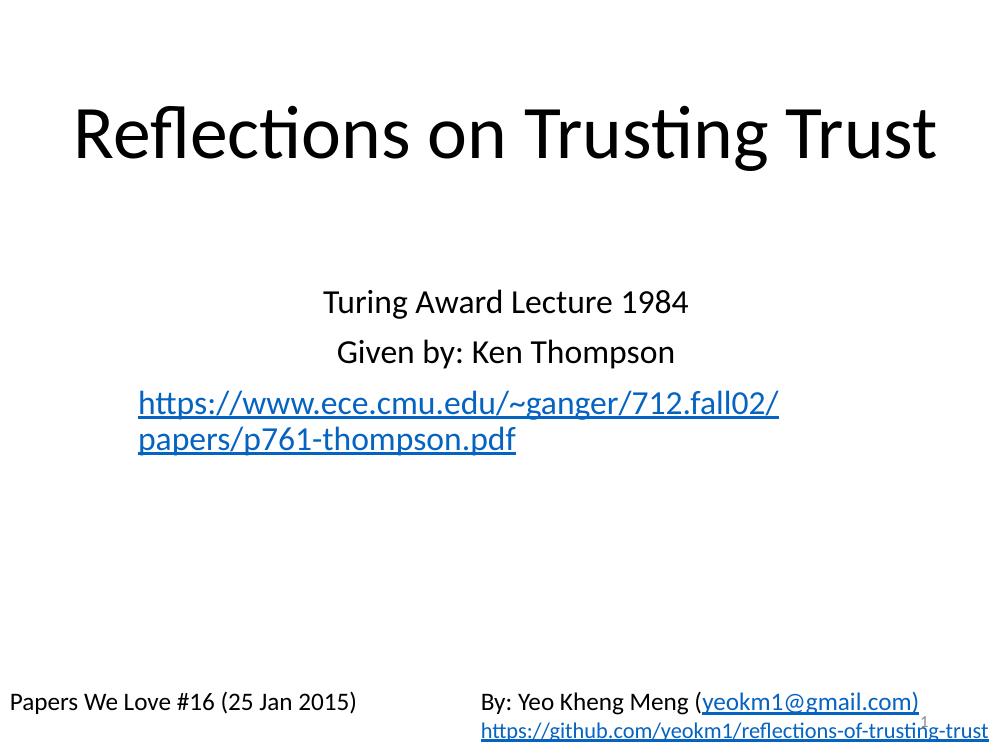
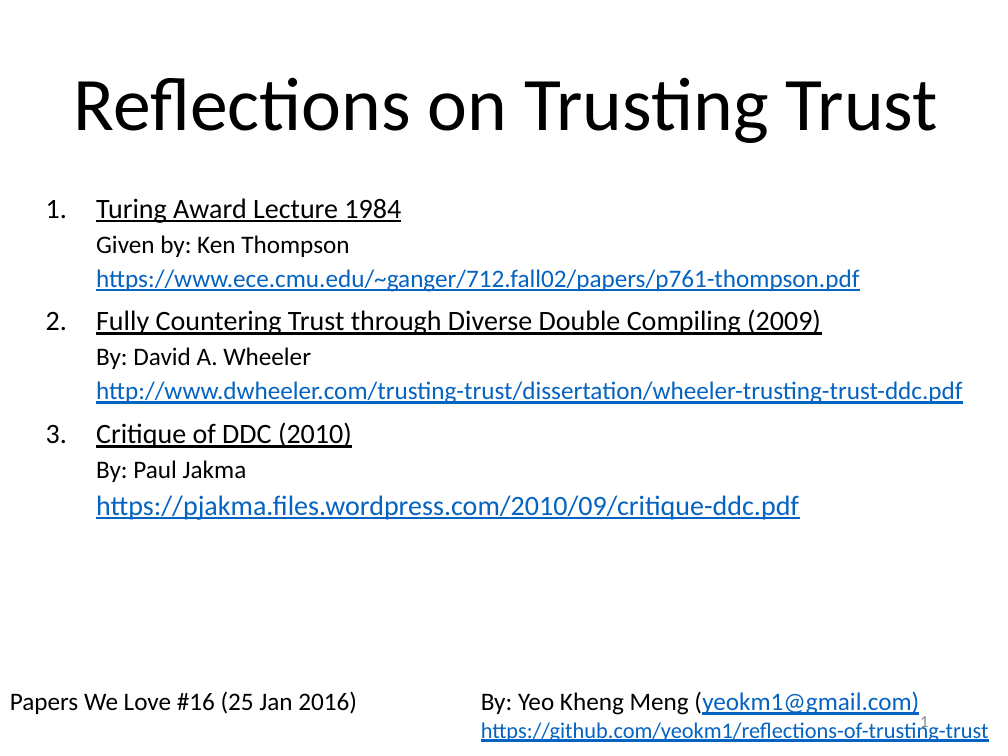
Before and after one commit to yeokm1/reflections-on-trusting-trust, a slide deck: slide 1 of reflections-of-reflecting-trust-slides.pptx. Drawn at 1008x756 pixels with LibreOffice and Linux fonts; fonts in the diff are those of the drawing. Boxes give left, top, right and bottom in pixels: in the first picture for what was removed or moved away, otherwise in the second. Text is boxed around its words. In the diff, an @@ line names an element or a change of style, - is before the commit and + after.

Commit message:
updated ppt

```diff
--- a/reflections-of-reflecting-trust-slides.pptx
+++ b/reflections-of-reflecting-trust-slides.pptx
@@ title "Reflections on Trusting Trust": place and size @@
-title "Reflections on Trusting Trust" at [73,105,938,171]
+title "Reflections on Trusting Trust" at [73,77,938,143]
@@ subtitle "Turing Award Lecture 1984": place and size @@
-subtitle "Turing Award Lecture 1984" at [138,289,778,456]
+subtitle "Turing Award Lecture 1984" at [96,198,962,520]
@@ subtitle at [96,198,859,292]: size 24 to 20 pt, underline on in "Turing Award Lecture 1984"; size 24 to 18 pt in "Given by: Ken Thompson", "https://www.ece.cmu.edu/~ganger/712.fall02/papers/p761-thomp ..."; alignment centre to left; bullet none to 1.; list level 1 to 2 in "Given by: Ken Thompson"; list level 1 to 2 in "https://www.ece.cmu.edu/~ganger/712.fall02/papers/p761-thomp ..." @@
@@ subtitle at [96,309,962,520]: paragraphs added @@
+2. Fully Countering Trust through Diverse Double Compiling (2009)
+  By: David A. Wheeler
+  http://www.dwheeler.com/trusting-trust/dissertation/wheeler-trusting-trust-ddc.pdf
+3. Critique of DDC (2010)
+  By: Paul Jakma
+  https://pjakma.files.wordpress.com/2010/09/critique-ddc.pdf
@@ text at [10,691,357,714]: text changed @@
-Papers We Love #16 (25 Jan 2015)
+Papers We Love #16 (25 Jan 2016)
```
Also in this commit, not shown: 9 other slides changed, 14 slides added, 2 slides removed.
